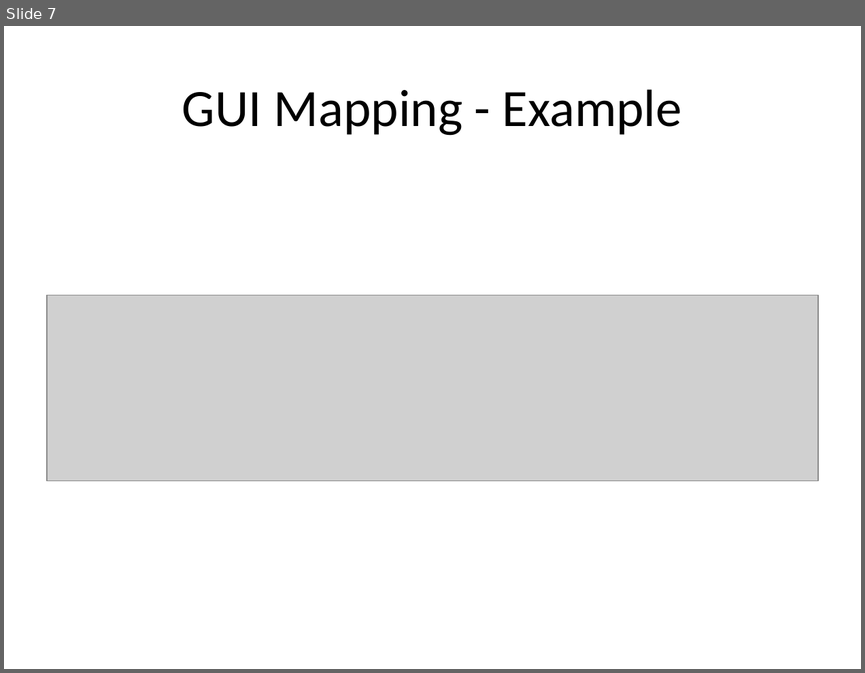
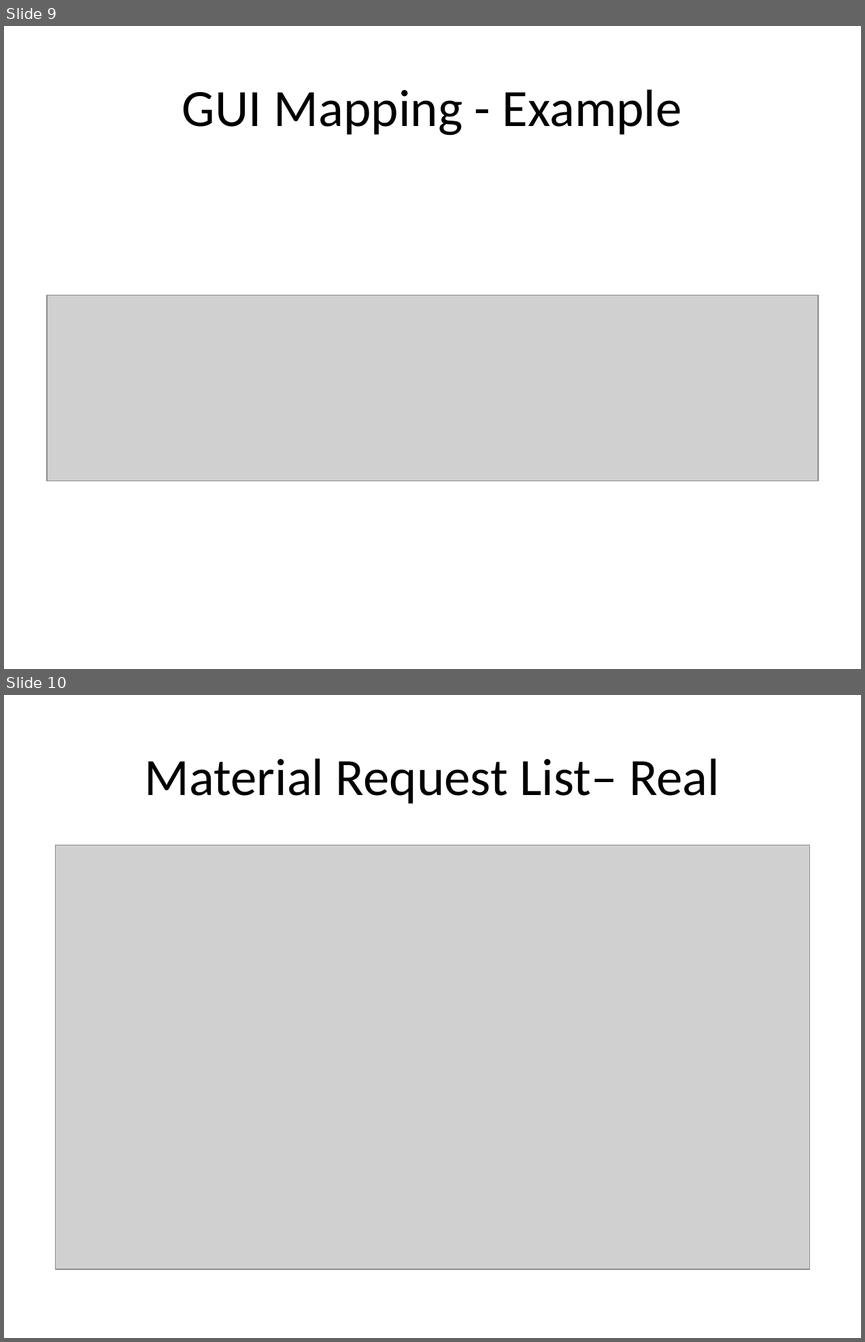
Before and after one commit to perlovdinger/testManagement, a slide deck: 1_planning/way_of_working/WayOfWorking.pptx. Shown one above the other, each under a label of ours: slide 7 before the commit, slides 9 and 10 after it. The pictures are 865x673 and 865x1342 pixels, drawn with LibreOffice and Linux fonts; fonts in the diff are those of the drawing; grey boxes stand for pictures. Boxes give left, top, right and bottom in pixels: in the first picture for what was removed or moved away, otherwise in the second. Text is boxed around its words. In the diff, an @@ line names an element or a change of style, - is before the commit and + after.

```diff
--- a/1_planning/way_of_working/WayOfWorking.pptx
+++ b/1_planning/way_of_working/WayOfWorking.pptx
@@ slide 10 added at [4, 695, 861, 1338], background #FFFFFF @@
@@ title added at [144, 758, 719, 804], 44 pt, text #000000 @@
+Material Request List– Real
@@ picture added at [56, 845, 809, 1269] @@
@@ what was slide 7 is now slide 9 @@
```
Also in this commit, not shown: 1 slide changed, 5 other slides added, 1 slide removed, 36 other files.
